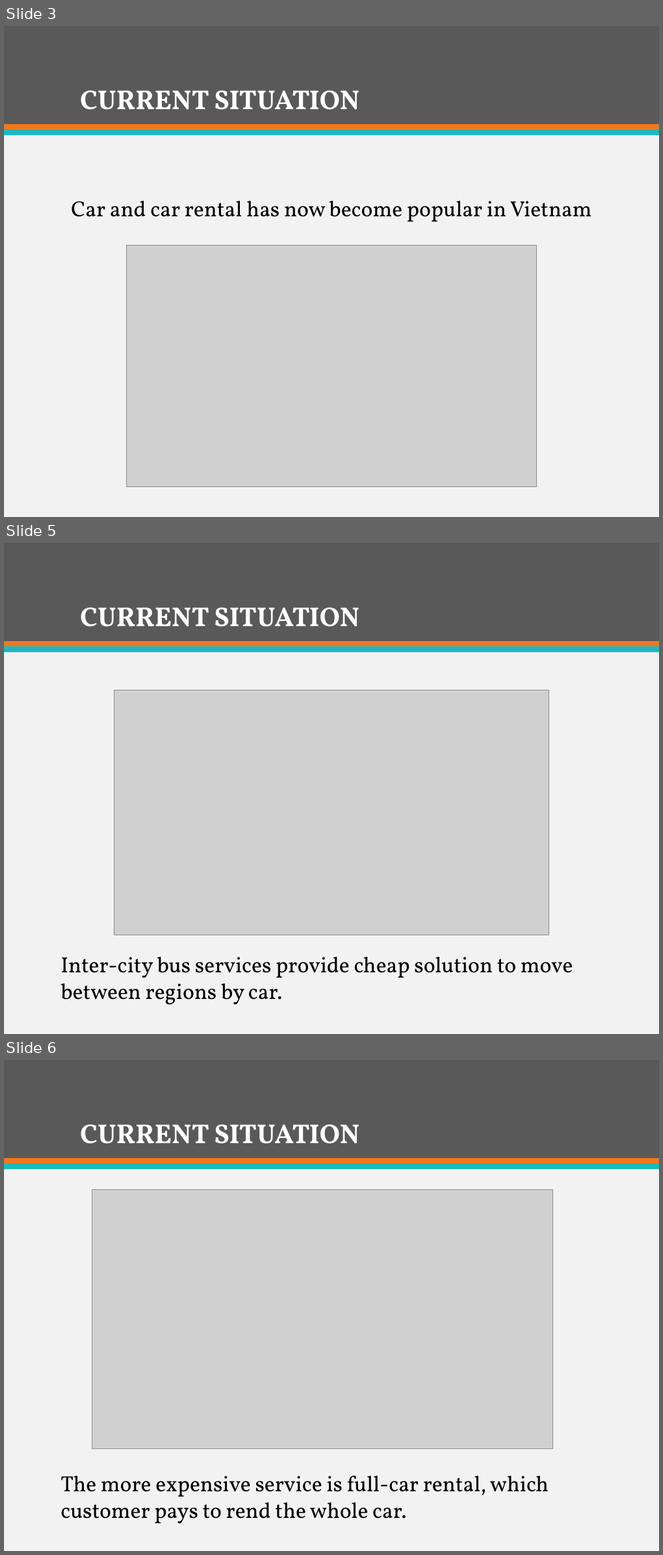
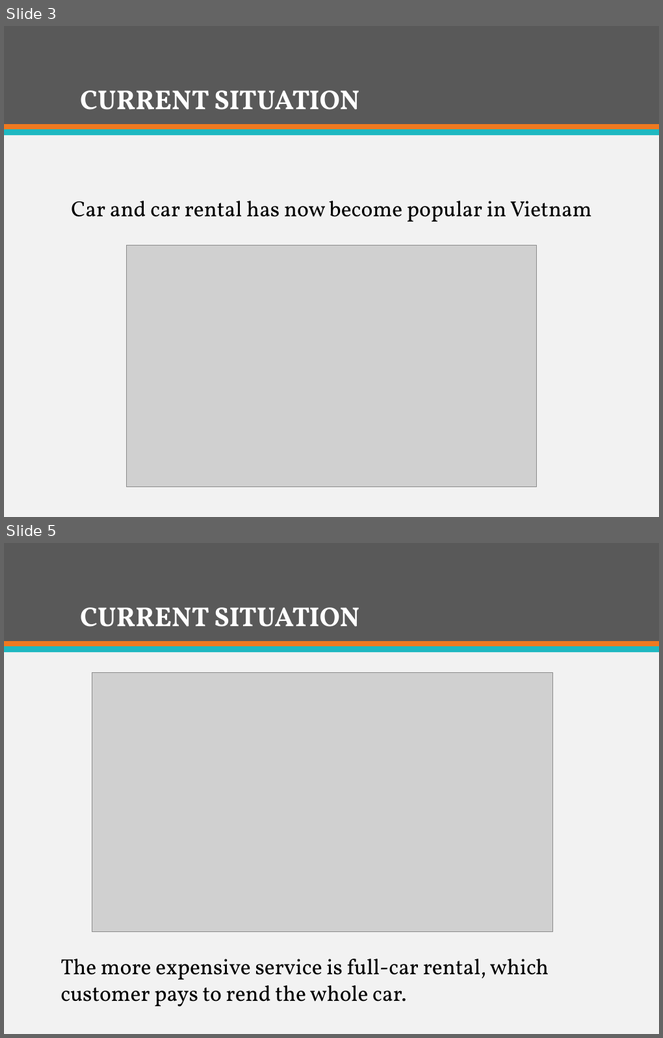
Before and after one commit to firzgard/CarRentalPortal, a slide deck: slide/CAR RENTAL PORTAL-Official.pptx. Shown one above the other, each under a label of ours: slides 3, 5 and 6 before the commit, slides 3 and 5 after it; the slides between them are not shown. The pictures are 663x1555 and 663x1038 pixels, drawn with LibreOffice and Linux fonts; fonts in the diff are those of the drawing; grey boxes stand for pictures. Boxes give left, top, right and bottom in pixels: in the first picture for what was removed or moved away, otherwise in the second. Text is boxed around its words. In the diff, an @@ line names an element or a change of style, - is before the commit and + after.

```diff
--- a/slide/CAR RENTAL PORTAL-Official.pptx
+++ b/slide/CAR RENTAL PORTAL-Official.pptx
@@ slide 5 removed at (x1=4, y1=543, x2=659, y2=1034), background #F2F2F2; not listed: 3 template elements that a slide beside it also shows @@
@@ title removed at (x1=80, y1=607, x2=360, y2=627) @@
-CURRENT SITUATION
@@ picture removed at (x1=114, y1=691, x2=549, y2=936) @@
@@ text removed at (x1=61, y1=957, x2=573, y2=1005) @@
-Inter-city bus services provide cheap solution to move between regions by car.
@@ what was slide 6 is now slide 5 @@
```
Also in this commit, not shown: 1 slide changed.
